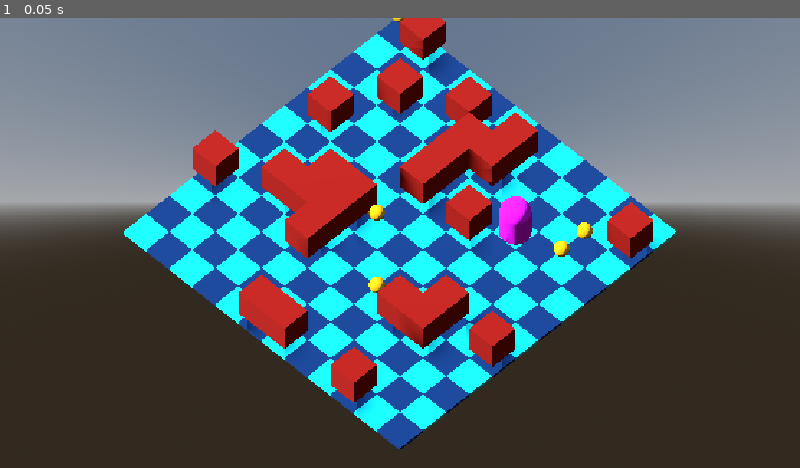
Above: before the commit, frame 1.
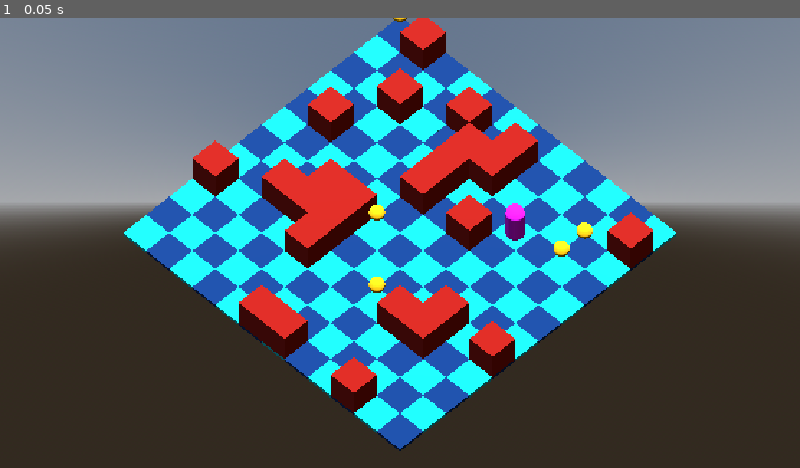
Above: after the commit, the same moment.

Repository: kaezrr/RLExplorer
Game: Godot game, scene res://scenes/main.tscn
The game is run twice, just before and just after one commit, with the same random seed, the same clock (stepped at 60 frames per second) and the same inputs.
Inputs:
- Up to frame 1 (0.05 s): no input

The runs differ from the first frame. In frame 1, 14% of the frame differs, in the area x 15-85%, y 0-97%.

Commit message:
adjust visuals

Diff:
--- a/assets/mesh_library.tres
+++ b/assets/mesh_library.tres
@@ -27,14 +27,14 @@
 [resource]
 item/0/name = "FloorLight"
 item/0/mesh = SubResource("BoxMesh_0wfyh")
-item/0/mesh_transform = Transform3D(1, 0, 0, 0, 0.1, 0, 0, 0, 1, 0, 0, 0)
+item/0/mesh_transform = Transform3D(1, 0, 0, 0, 0.1, 0, 0, 0, 1, 0, -0.05, 0)
 item/0/mesh_cast_shadow = 1
 item/0/shapes = []
 item/0/navigation_mesh_transform = Transform3D(1, 0, 0, 0, 1, 0, 0, 0, 1, 0, 0, 0)
 item/0/navigation_layers = 1
 item/1/name = "Obstacle"
 item/1/mesh = SubResource("BoxMesh_u3a26")
-item/1/mesh_transform = Transform3D(1, 0, 0, 0, 1, 0, 0, 0, 1, 0, 0, 0)
+item/1/mesh_transform = Transform3D(1, 0, 0, 0, 1, 0, 0, 0, 1, 0, -0.5, 0)
 item/1/mesh_cast_shadow = 1
 item/1/shapes = []
 item/1/navigation_mesh_transform = Transform3D(1, 0, 0, 0, 1, 0, 0, 0, 1, 0, 0, 0)
@@ -48,7 +48,7 @@
 item/2/navigation_layers = 1
 item/3/name = "FloorDark"
 item/3/mesh = SubResource("BoxMesh_fmbwf")
-item/3/mesh_transform = Transform3D(1, 0, 0, 0, 0.1, 0, 0, 0, 1, 0, 0, 0)
+item/3/mesh_transform = Transform3D(1, 0, 0, 0, 0.1, 0, 0, 0, 1, 0, -0.05, 0)
 item/3/mesh_cast_shadow = 1
 item/3/shapes = []
 item/3/navigation_mesh_transform = Transform3D(1, 0, 0, 0, 1, 0, 0, 0, 1, 0, 0, 0)
--- a/scenes/main.tscn
+++ b/scenes/main.tscn
@@ -8,6 +8,8 @@
 
 [sub_resource type="CapsuleMesh" id="CapsuleMesh_mf55y"]
 material = SubResource("StandardMaterial3D_f1vde")
+radius = 0.3
+height = 1.5
 
 [sub_resource type="ProceduralSkyMaterial" id="ProceduralSkyMaterial_f1vde"]
 
@@ -40,5 +42,6 @@
 environment = SubResource("Environment_mf55y")
 
 [node name="DirectionalLight3D" type="DirectionalLight3D" parent="Environment" unique_id=1456497802]
-transform = Transform3D(0.70710677, 0.49999997, -0.49999997, 0, 0.70710677, 0.70710677, 0.70710677, -0.49999997, 0.49999997, 0, 0, 0)
+transform = Transform3D(0.99999994, 0, 0, 0, -4.3711385e-08, 0.99999994, 0, -0.99999994, -4.3711385e-08, 0, 0, 0)
 shadow_enabled = true
+shadow_blur = 0.75
--- a/scripts/grid_renderer.gd
+++ b/scripts/grid_renderer.gd
@@ -12,6 +12,11 @@
 const FLOOR_DARK_ITEM := 3
 
 const TILE_SIZE := 1.0
+
+# Assumes the agent uses Godot's DEFAULT CapsuleMesh (radius 0.5, height 2.0),
+# unscaled — i.e. agent keeps a default Transform, no resizing.
+# Capsule center must sit at half its height above the floor (y=0) for its
+# bottom to touch the ground: 2.0 / 2 = 1.0.
 const AGENT_Y_OFFSET := 1.0
 
 
@@ -21,33 +26,37 @@
 	for y in range(grid_data.size()):
 		for x in range(grid_data[y].size()):
 			var cell_type: int = grid_data[y][x]
-
 			var grid_position := Vector3i(x, 0, y)
 
-			# Always place a floor underneath every cell, alternating shade
-			# by (x + y) parity so individual cells are visually distinct.
+			# Floor cell (grid y-index 0). Checkerboard by (x + y) parity.
+			# NOTE: the floor mesh's own Y transform in mesh_library.tres must be
+			# offset to -thickness/2 so its TOP face lands exactly at world y=0,
+			# rather than straddling y=0 (which is the default center-on-cell behavior).
 			var floor_item := FLOOR_LIGHT_ITEM if (x + y) % 2 == 0 else FLOOR_DARK_ITEM
-			grid_map.set_cell_item(
-				grid_position,
-				floor_item
-			)
+			grid_map.set_cell_item(grid_position, floor_item)
 
-			# Add the object occupying the cell.
+			# Objects occupy the cell one grid-index above the floor (grid y-index 1,
+			# world center y=1 by this project's GridMap convention).
 			match cell_type:
 				OBSTACLE:
+					# NOTE: the obstacle mesh's Y transform in mesh_library.tres must be
+					# offset to -0.5 so a 1x1x1 cube's BOTTOM face lands at world y=0
+					# (flush with the floor) instead of floating at y=0.5.
 					grid_map.set_cell_item(
 						grid_position + Vector3i(0, 1, 0),
 						OBSTACLE_ITEM
 					)
 
 				COLLECTIBLE:
+					# Left at its default mesh transform (no offset) — this is what
+					# makes it float above the floor, which is the intended look.
 					grid_map.set_cell_item(
 						grid_position + Vector3i(0, 1, 0),
 						COLLECTIBLE_ITEM
 					)
 
 				AGENT_START:
-					# The agent is rendered separately.
+					# The agent is rendered separately via grid_to_world() below.
 					pass
 
 
